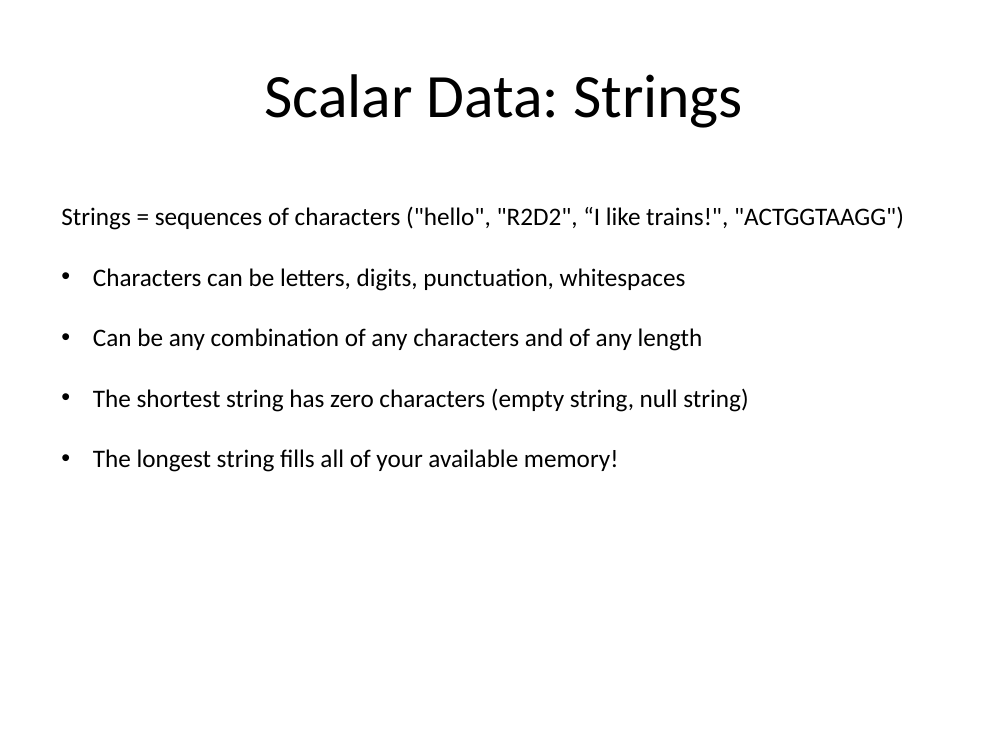
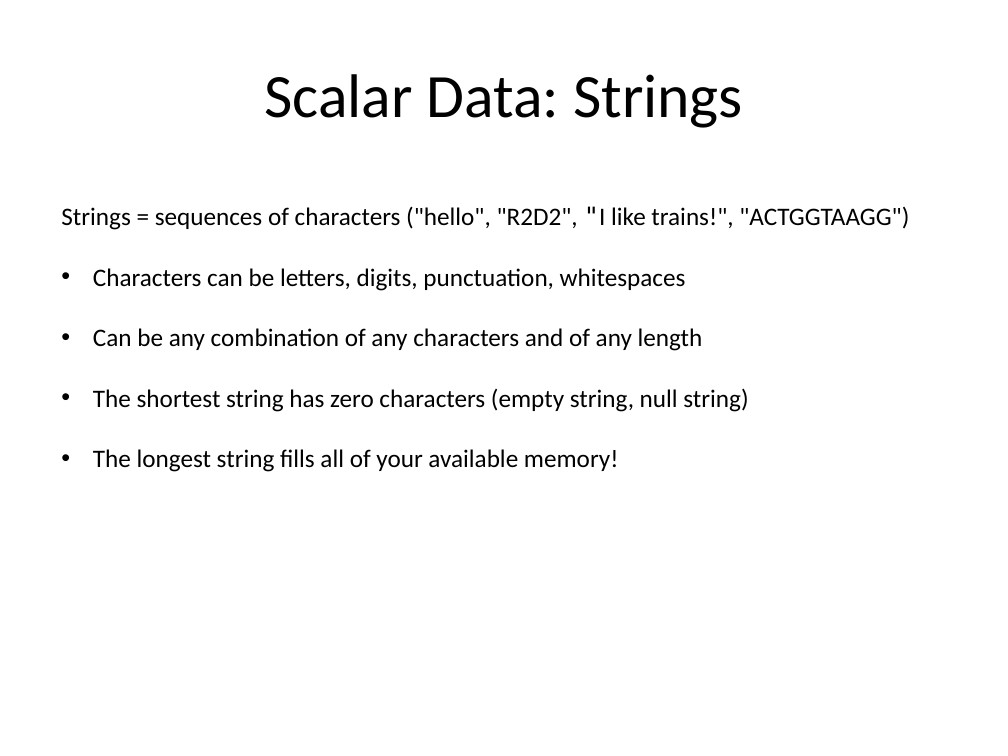
Before and after one commit to kbseah/perlcourse2017, a slide deck: slide 50 of Day1-1_JWI/Day1_intro_scalars_regex.pptx (slide 47 before the commit). Drawn at 1008x756 pixels with LibreOffice and Linux fonts; fonts in the diff are those of the drawing. Boxes give left, top, right and bottom in pixels: in the first picture for what was removed or moved away, otherwise in the second. Text is boxed around its words. In the diff, an @@ line names an element or a change of style, - is before the commit and + after.

```diff
--- a/Day1-1_JWI/Day1_intro_scalars_regex.pptx
+++ b/Day1-1_JWI/Day1_intro_scalars_regex.pptx
@@ text at (61, 206, 909, 230): text changed @@
-Strings = sequences of characters ("hello", "R2D2", “I like trains!", "ACTGGTAAGG")
+Strings = sequences of characters ("hello", "R2D2", "I like trains!", "ACTGGTAAGG")
```
Also in this commit, not shown: 15 other slides changed, 4 slides added, 3 other files.
